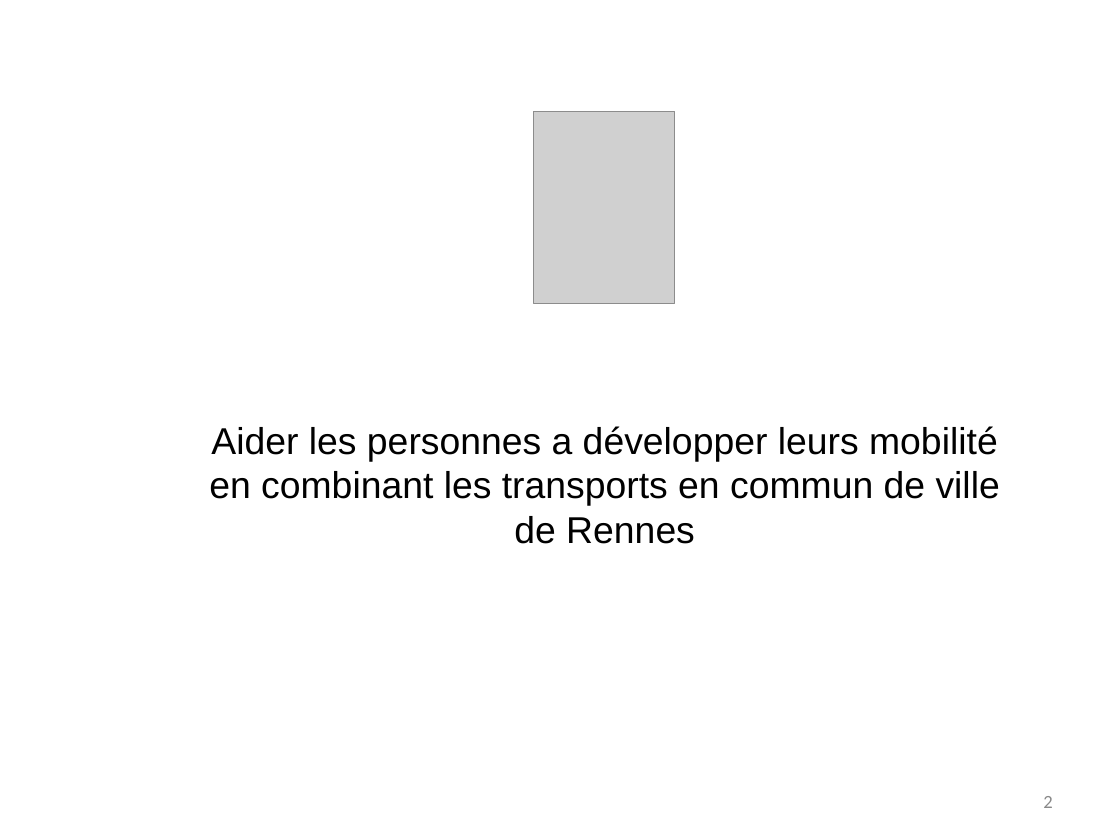
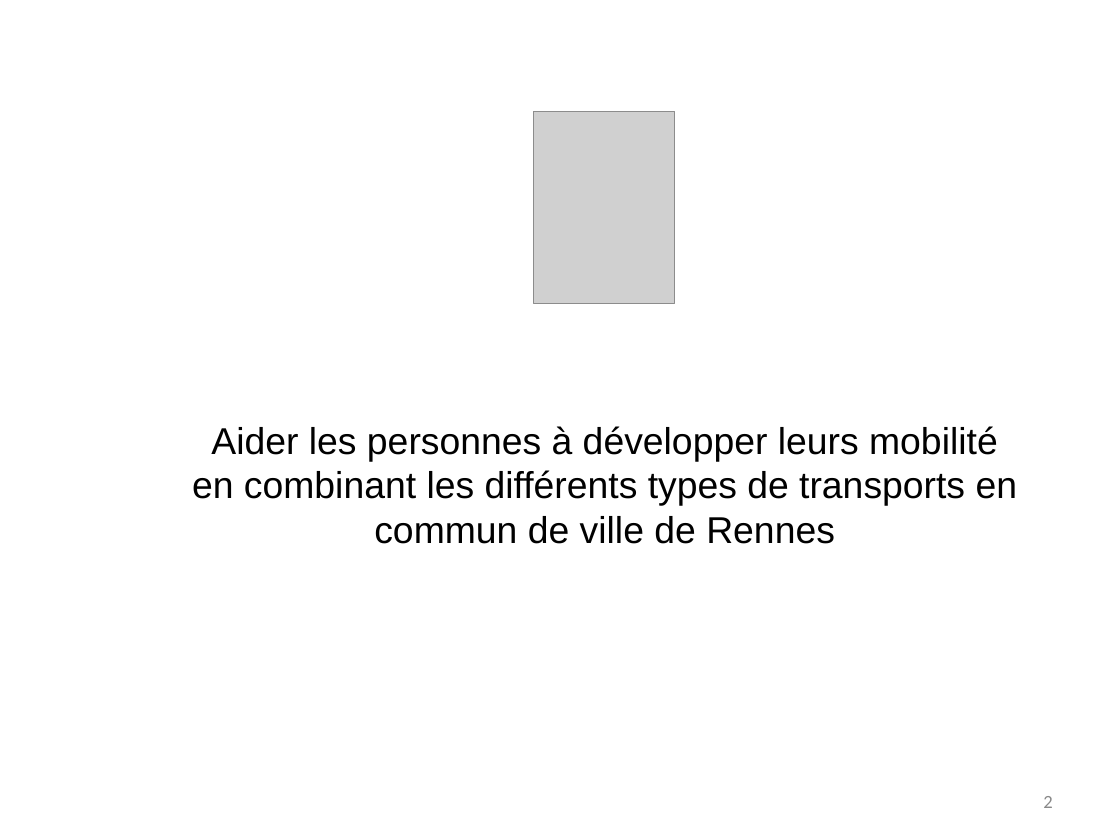
Before and after one commit to gestinronan/Projet-BMA, a slide deck: slide 2 of Documents/presentation BMA.pptx. Drawn at 1120x840 pixels with LibreOffice and Linux fonts; fonts in the diff are those of the drawing; grey boxes stand for pictures; background and template pictures are left out. Boxes give left, top, right and bottom in pixels: in the first picture for what was removed or moved away, otherwise in the second. Text is boxed around its words. In the diff, an @@ line names an element or a change of style, - is before the commit and + after.

Commit message:
ppt

```diff
--- a/Documents/presentation BMA.pptx
+++ b/Documents/presentation BMA.pptx
@@ text at (192, 426, 1018, 544): text changed @@
-Aider les personnes a développer leurs mobilité en combinant les transports en commun de ville de Rennes
+Aider les personnes à développer leurs mobilité en combinant les différents types de transports en commun de ville de Rennes
```
Also in this commit, not shown: 2 other slides changed, 2 slides added.
